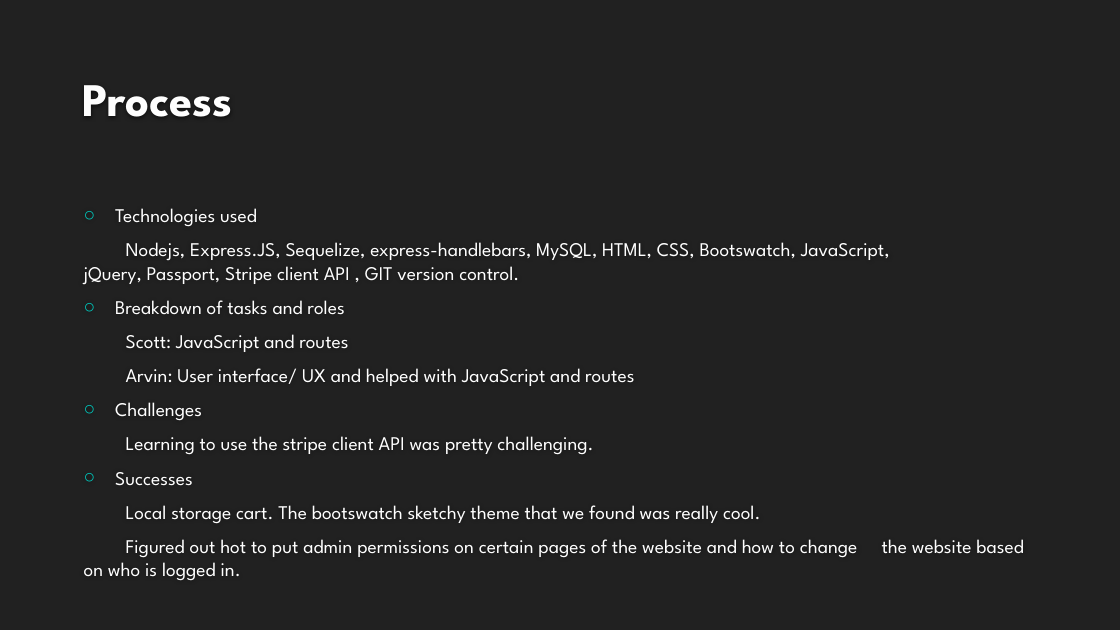
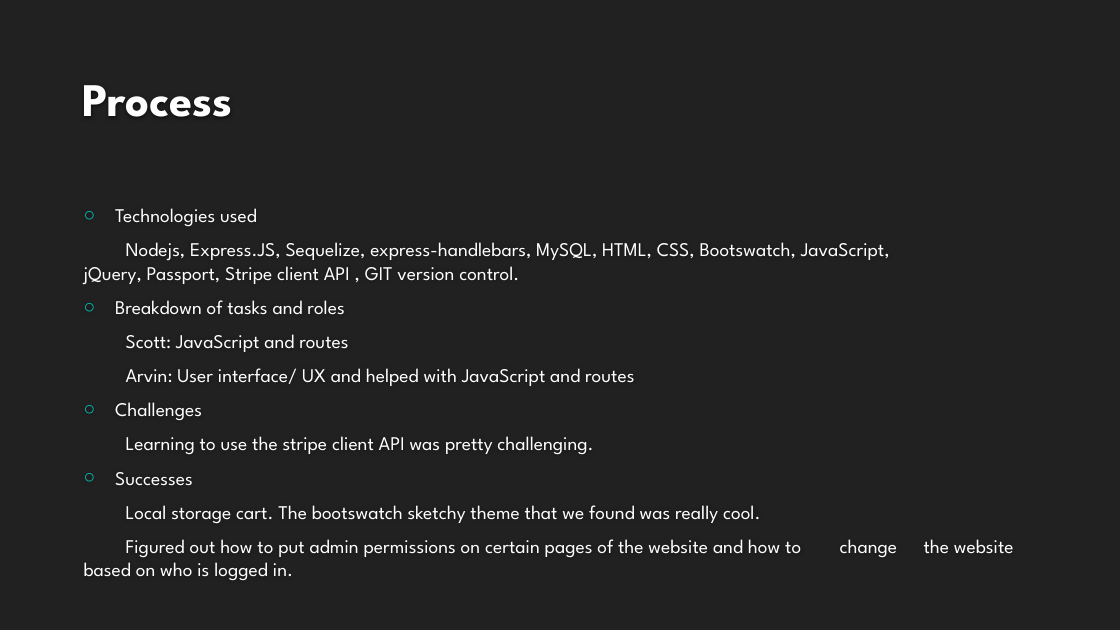
Before and after one commit to ScottMikul/stopandshop, a slide deck: slide 4 of Presentation-Slides/Stop and Shop.pptx. Drawn at 1120x630 pixels with LibreOffice and Linux fonts; fonts in the diff are those of the drawing; background and template pictures are left out. Boxes give left, top, right and bottom in pixels: in the first picture for what was removed or moved away, otherwise in the second. Text is boxed around its words. In the diff, an @@ line names an element or a change of style, - is before the commit and + after.

```diff
--- a/Presentation-Slides/Stop and Shop.pptx
+++ b/Presentation-Slides/Stop and Shop.pptx
@@ text at box(84, 539, 801, 580): text changed @@
-Figured out hot to put admin permissions on certain pages of the website and how to change the website based on who is logged in.
+Figured out how to put admin permissions on certain pages of the website and how to change the website based on who is logged in.
```
Also in this commit, not shown: 1 other slide changed, 2 other files.
